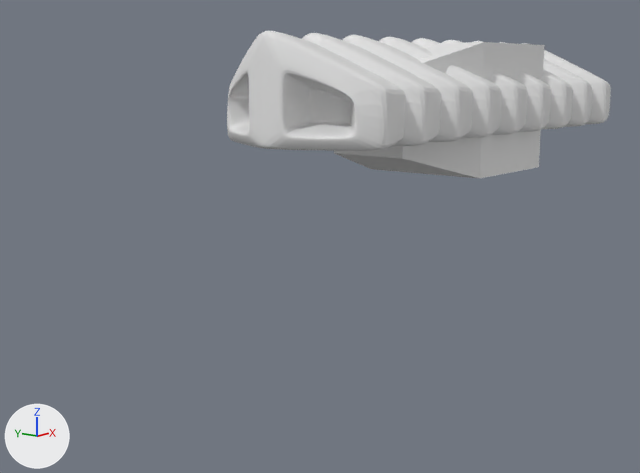
The Blender file dragon/Dragon.blend, before and after one commit.
The view is the same before and after, from a camera (50 mm lens) standing at (-0.597, -0.35, 0.028) and looking at (-0.127, 0.032, -0.085). The lights are fixed; the arrows at lower left show +X, +Y and +Z.
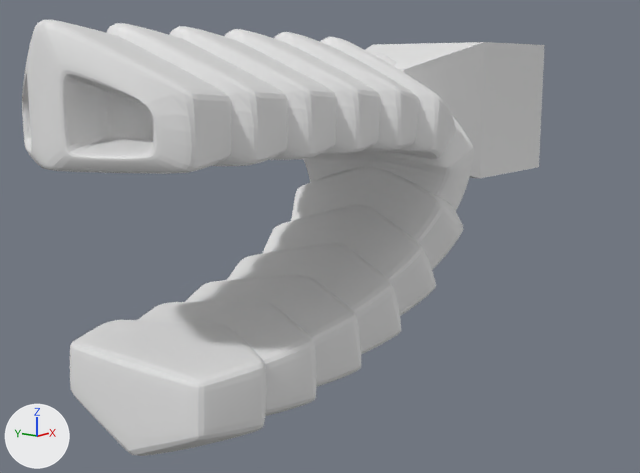
ob_nurbspath_001 is not drawn itself; it is used by a modifier of ob_cube_001.

Location of each change, (x1, y1, x2, y2) in pixels of the pictures (640 x 473 px):
'Cube.001', reshaped, moved (18% wider, 261% taller): before (227, 31, 611, 151); after (22, 20, 474, 456)

Edits to the bpy script that builds the scene:
```text
Change cu_nurbspath_002:
    remove _sp.points.foreach_set('co', [-0.166, 0.0, 0.0, 1.0, -0.0828, 0.0, 0.0, 1.0, 0.0, 0.0, 0.0, 1.0, 0.0828, 0.0, 0.0, 1.0, 0.166, 0.0, 0.0, 1.0])
    _sp: cu_nurbspath_002.splines.new('NURBS'); _sp.points.add(4) -> cu_nurbspath_002.splines.new('NURBS'); _sp.points.add(6)
    add _sp.points.foreach_set('co', [-0.166, 0.0, 0.0, 1.0, -0.0828, 0.0, 0.0, 1.0, 0.0, 0.0, 0.0, 1.0, 0.0828, 0.0, 0.0, 1.0, 0.0383, 0.0, -0.108, 1.0, -0.0922, 0.0, -0.137, 1.0, -0.194, 0.0, -0.13, 1.0])
Change ob_cube_001:
    ob_cube_001.location: (0.0, 0.0, 0.0) -> (-0.1455, 0.0, 0.0)
Change ob_nurbspath_001:
    add ob_nurbspath_001.parent = ob_cube_001
```
